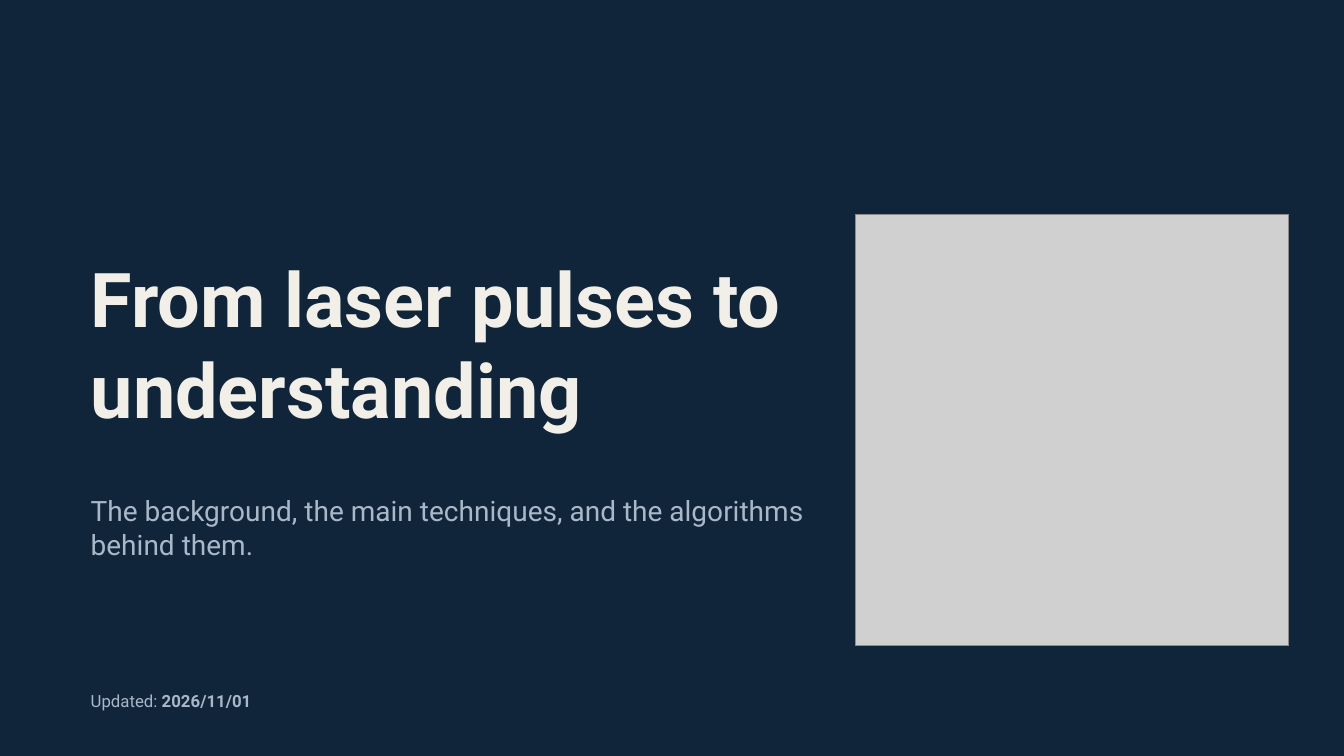
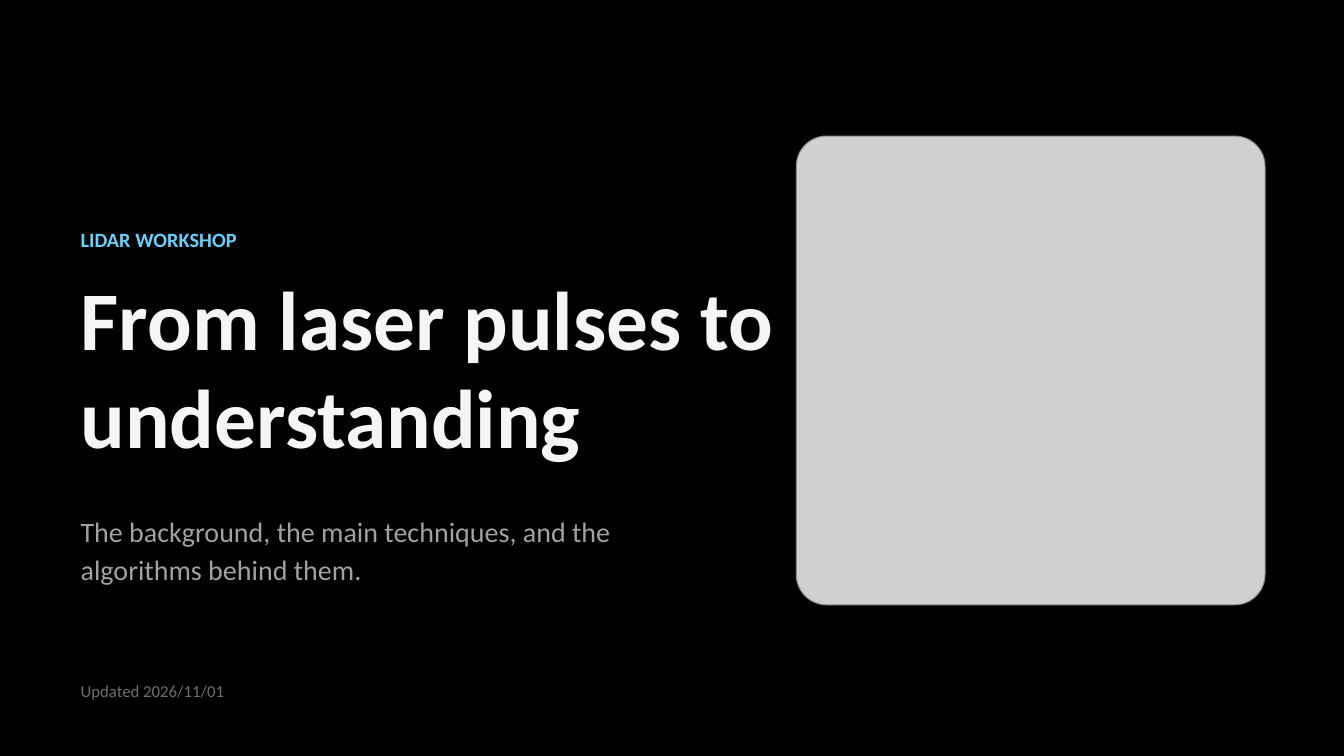
Before and after one commit to maninka123/lidar-learning-lab, a slide deck: slide 1 of presentation/LiDAR_Workshop_Slides.pptx. Drawn at 1344x756 pixels with LibreOffice and Linux fonts; fonts in the diff are those of the drawing; grey boxes stand for pictures. Boxes give left, top, right and bottom in pixels: in the first picture for what was removed or moved away, otherwise in the second. Text is boxed around its words. In the diff, an @@ line names an element or a change of style, - is before the commit and + after.

```diff
--- a/presentation/LiDAR_Workshop_Slides.pptx
+++ b/presentation/LiDAR_Workshop_Slides.pptx
@@ background #10243A to #000000 @@
@@ picture: place and size @@
-picture at box(856, 215, 1290, 646)
+picture at box(797, 136, 1265, 605)
@@ text added at box(81, 233, 236, 247), 14.5 pt, text #64D2FF, bold @@
+LIDAR WORKSHOP
@@ text "From laser pulses to understanding": place and size @@
-text "From laser pulses to understanding" at box(91, 270, 780, 434)
+text "From laser pulses to understanding" at box(81, 291, 773, 462)
@@ text "From laser pulses to understanding" at box(81, 291, 773, 462): size 54 to 59.5 pt, font Roboto to Calibri, text colour #F2EFE8 to #F5F5F7; line spacing 1 to 0.98; less space between paragraphs @@
@@ text "The background, the main techniques, ...": place and size @@
-text "The background, the main techniques, ..." at box(91, 500, 803, 555)
+text "The background, the main techniques, ..." at box(81, 522, 610, 585)
@@ text "The background, the main techniques, ..." at box(81, 522, 610, 585): font Roboto to Calibri, text colour #A9B8C8 to #A1A1A6; line spacing 1 to 1.15; less space between paragraphs @@
@@ text at box(81, 685, 224, 700): text changed; font Roboto to Calibri; text colour #A9B8C8 to #6E6E73; bold off @@
-Updated: 2026/11/01
+Updated 2026/11/01
```
Also in this commit, not shown: 22 other slides changed, 2 slides added, 2 slides removed.
